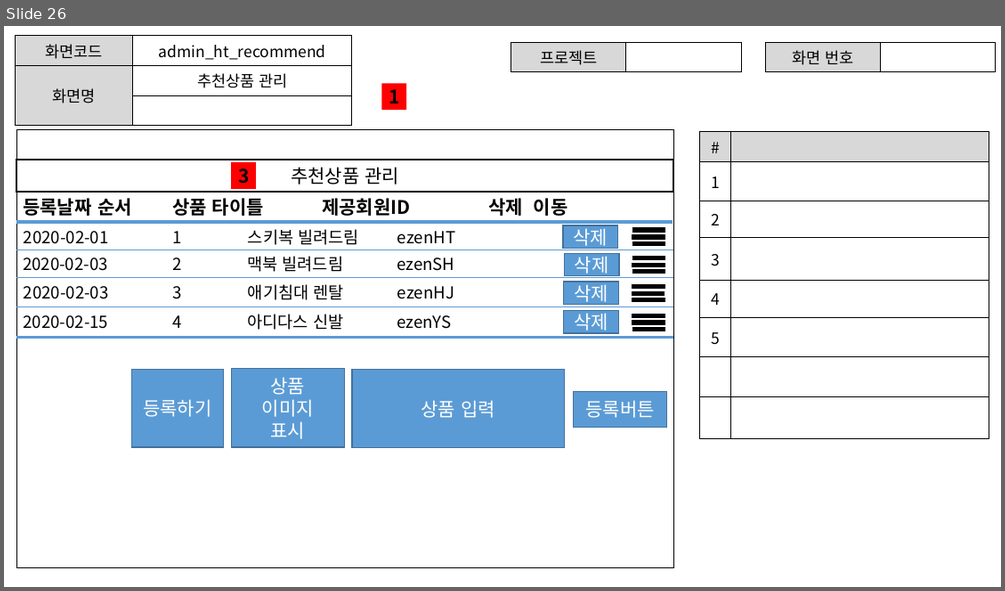
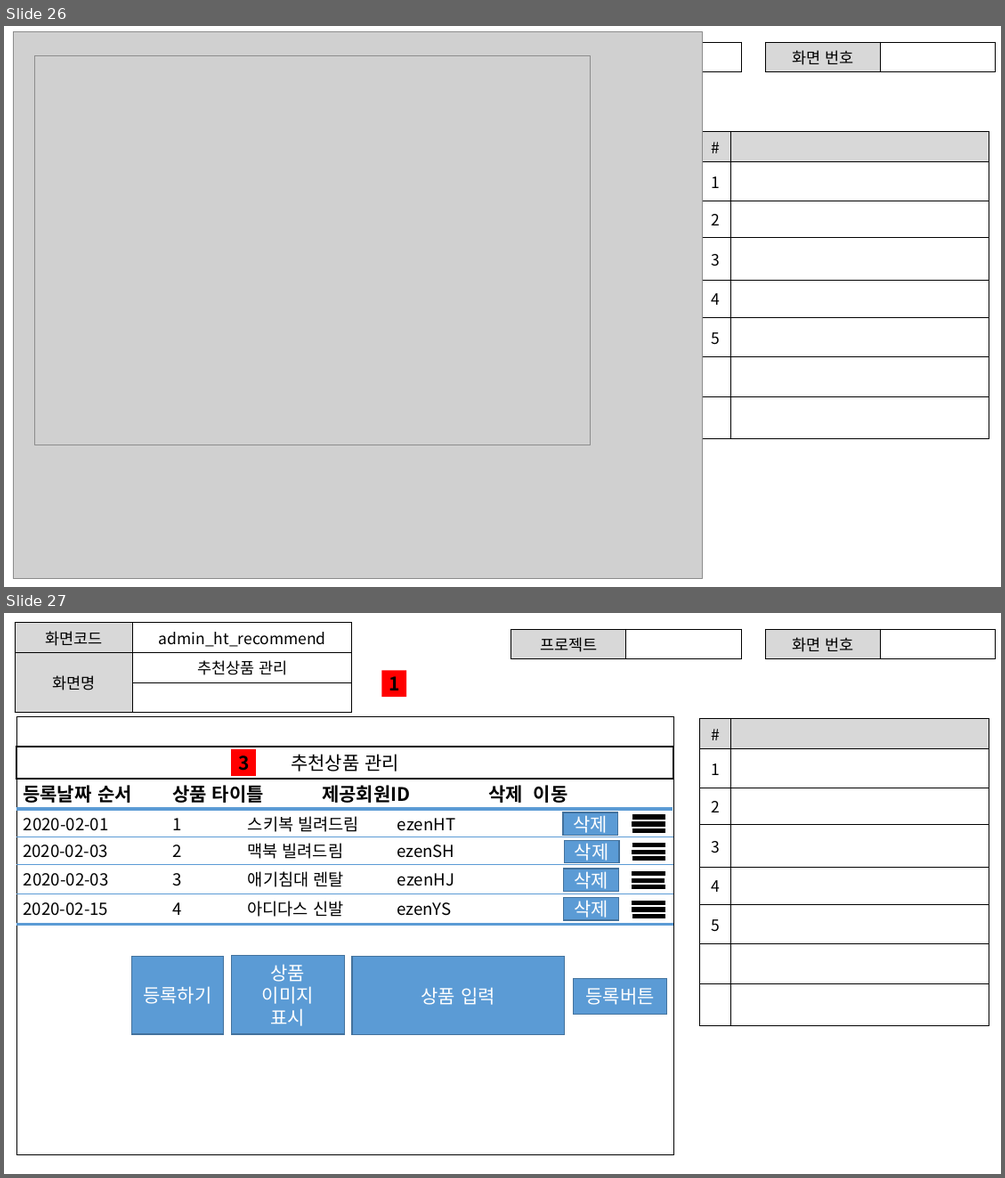
Before and after one commit to ezenteam2/RentalEquip, a slide deck: 0 발표용 파워포인트/project04 - 파워포인트 종합 - 현태.pptx. Shown one above the other, each under a label of ours: slide 26 before the commit, slides 26 and 27 after it. The pictures are 1005x591 and 1005x1178 pixels, drawn with LibreOffice and Linux fonts; fonts in the diff are those of the drawing; grey boxes stand for pictures. Boxes give left, top, right and bottom in pixels: in the first picture for what was removed or moved away, otherwise in the second. Text is boxed around its words. In the diff, an @@ line names an element or a change of style, - is before the commit and + after.

```diff
--- a/0 발표용 파워포인트/project04 - 파워포인트 종합 - 현태.pptx
+++ b/0 발표용 파워포인트/project04 - 파워포인트 종합 - 현태.pptx
@@ slide 26 added at bbox=[4, 26, 1001, 587], background #FFFFFF @@
@@ picture added at bbox=[13, 32, 702, 579] @@
@@ table added at bbox=[511, 42, 741, 71], 1 rows, 2 columns @@
+프로젝트 | 
@@ table added at bbox=[765, 42, 995, 69], 1 rows, 2 columns @@
+화면 번호 | 
@@ picture added at bbox=[34, 55, 591, 445] @@
@@ table added at bbox=[700, 131, 989, 435], 8 rows, 2 columns @@
+# | 
+1 | 
+2 | 
+3 | 
+4 | 
+5 | 
+ | 
+ | 
@@ what was slide 26 is now slide 27 @@
```
Also in this commit, not shown: 8 other files.
